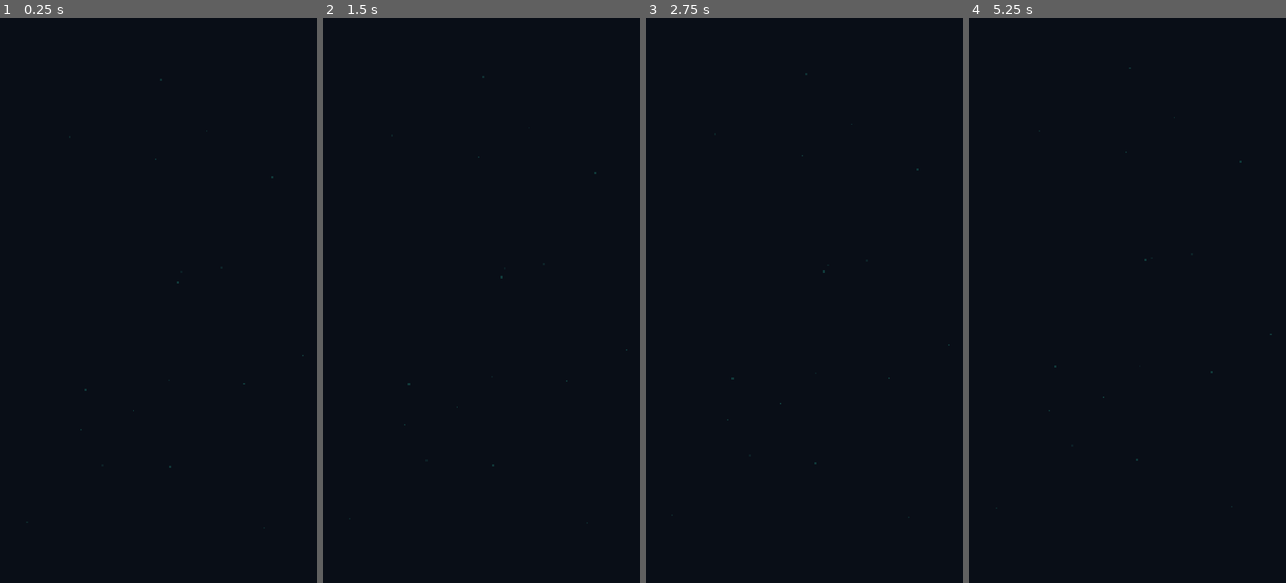
Above: before the commit, frames 1-4 (left to right).
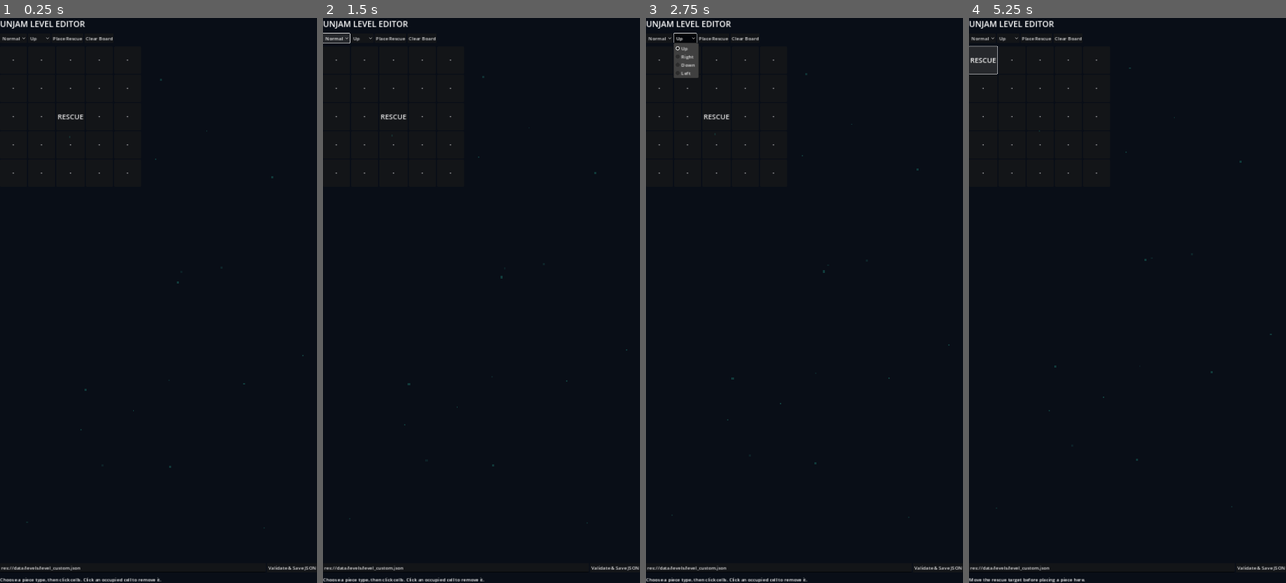
Above: after the commit, the same moments.

Repository: eghosa001/unjam
Game: Godot game, scene res://scenes/LevelEditor.tscn
Same seed, same stepped clock (60 frames per second), same inputs: the game is played once before the commit and once after it. This scene is started directly instead of the project's main scene.
Inputs (mouse positions are in pixels of both pictures, inside the frame that each line leads up to):
- Up to frame 1 (0.25 s): no input
- Up to frame 2 (1.5 s): click (335, 40) at 0.5 s, where only the run after the commit has a clickable "Normal"; click (335, 40) at 1.25 s, where only the run after the commit has a clickable "Normal"
- Up to frame 3 (2.75 s): click (684, 40) at 2 s, where only the run after the commit has a clickable "Up"
- Up to frame 4 (5.25 s): click (1035, 40) at 2.75 s, where only the run after the commit has a clickable "Place Rescue"; click (1067, 40) at 3.5 s, where only the run after the commit has a clickable "Clear Board"; click (981, 57) at 4.25 s, where only the run after the commit has a clickable "·"; click (981, 57) at 5 s, where only the run after the commit has a clickable "RESCUE"

The runs differ from the first frame. In frame 1, 0.9% of the frame differs, in the area x 0-100%, y 0-100%; in frame 2, 1.0%; in frame 3, 1.4%; in frame 4, 1.2%.
Error before the commit: Parse Error: Cannot infer the type of "pos" variable because the value doesn't have a set type. (res://tools/level_editor.gd:171)

Commit message:
Fix level editor Godot typing

Diff:
--- a/tools/level_editor.gd
+++ b/tools/level_editor.gd
@@ -167,8 +167,9 @@
 	var occupied: Dictionary = {}
 	for piece in payload.pieces:
 		occupied[Vector2i(int(piece.x), int(piece.y))] = true
-	for direction in [Vector2i.UP, Vector2i.DOWN, Vector2i.LEFT, Vector2i.RIGHT]:
-		var pos := rescue + direction
+	var directions: Array[Vector2i] = [Vector2i.UP, Vector2i.DOWN, Vector2i.LEFT, Vector2i.RIGHT]
+	for direction: Vector2i in directions:
+		var pos: Vector2i = rescue + direction
 		var blocked := false
 		while pos.x >= 0 and pos.y >= 0 and pos.x < board_width and pos.y < board_height:
 			if occupied.has(pos):
